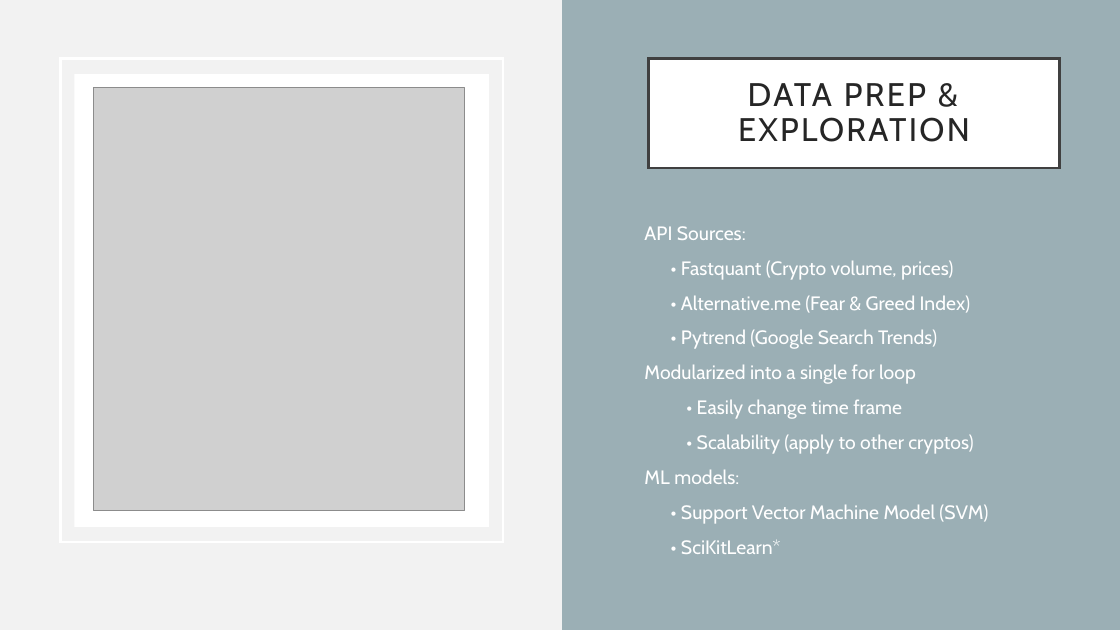
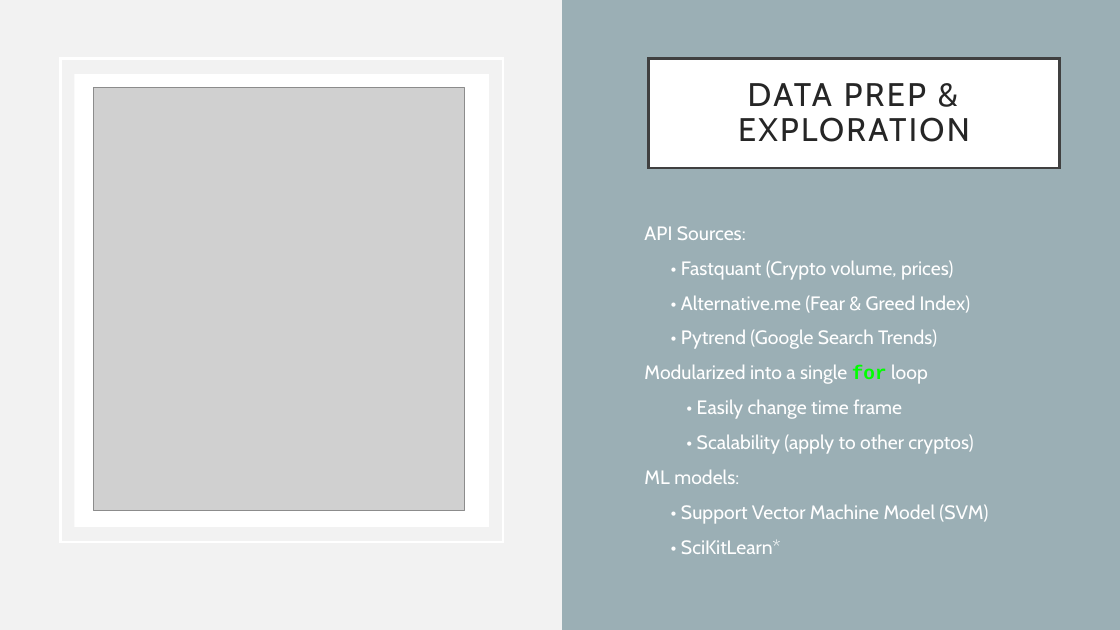
Before and after one commit to Alacrity01/sentiment-trading, a slide deck: slide 3 of Sentiment_Trading.pptx. Drawn at 1120x630 pixels with LibreOffice and Linux fonts; fonts in the diff are those of the drawing; grey boxes stand for pictures. Boxes give left, top, right and bottom in pixels: in the first picture for what was removed or moved away, otherwise in the second. Text is boxed around its words. In the diff, an @@ line names an element or a change of style, - is before the commit and + after.

```diff
--- a/Sentiment_Trading.pptx
+++ b/Sentiment_Trading.pptx
@@ text at bbox=[644, 364, 928, 384]: font Cabin to Courier New, text colour #FFFFFF to #00FF00, bold on in "for" @@
```
Also in this commit, not shown: 3 other slides changed.
